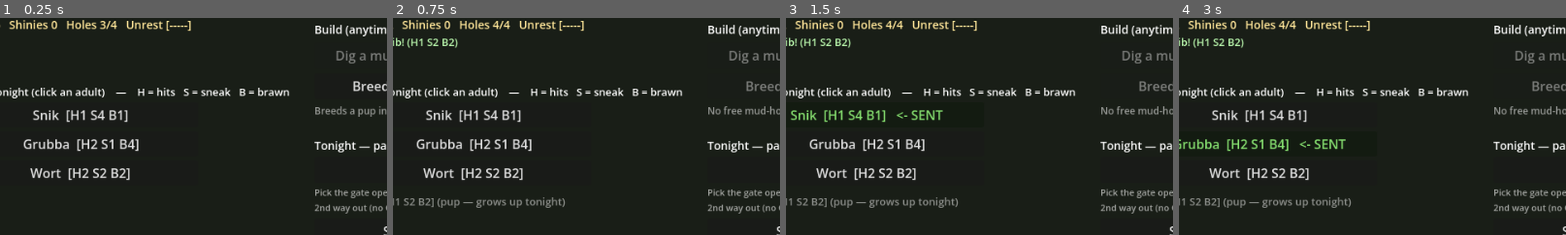
Above: before the commit, frames 1-4 (left to right).
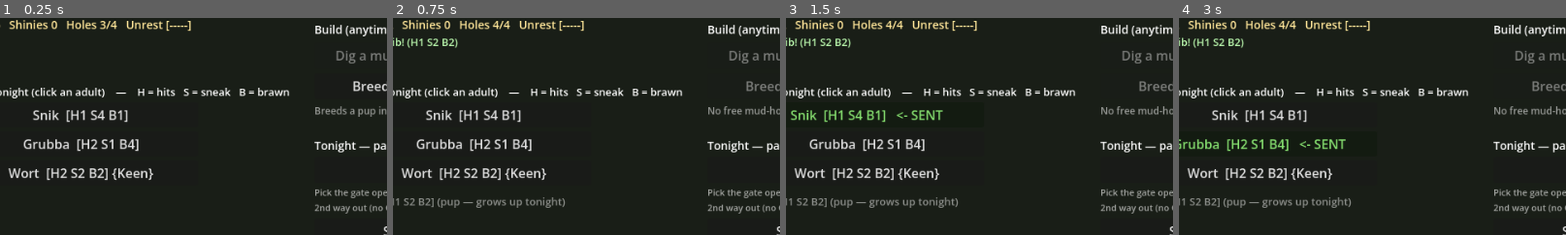
Above: after the commit, the same moments.

Repository: steverowley/goblin-mode
Game: Godot game, scene res://scenes/main.tscn
Two runs of this game, one before a commit and one after it. Both use one fixed random seed, a clock stepped at 60 frames per second and the inputs below.
Inputs:
- Up to frame 1 (0.25 s): no input
- Up to frame 2 (0.75 s): click "Breed a pup (4 food)" at 0.5 s
- Up to frame 3 (1.5 s): click "Snik [H1 S4 B1]" at 1.25 s
- Up to frame 4 (3 s): click "Snik [H1 S4 B1] <- SENT" at 2 s; click "Grubba [H2 S1 B4]" at 2.75 s
The pictures show only the part of the screen within x 8-58%, y 9-59%; the shares and areas given below are measured in that part.

The runs differ from the first frame. In frame 1, 1.2% of the frame differs, in the area x 2-40%, y 69-75%; in frame 2, 1.2%; in frame 3, 1.2%; in frame 4, 1.2%.

Commit message:
feat(traits): born-with traits that visibly change a raid (#11)
Data-driven traits (Nimble/Brute/Lucky/Keen/Feral) in GameState.TRAITS — the
raid reads the sent goblin's trait id and applies a chunky, visible effect
(speed+dodge, +1 hit, richer loot, wider vision, faster-but-louder frenzy).

Ties the existing mutation system together: a MUTANT pup now always expresses a
trait (was just a cosmetic tag); ordinary births/recruits roll one ~16% of the
time. Starter Wort ships Keen so traits are on show from night 1. Traits ride
through save/load and are badged in the Den roster + the raid HUD.

Co-Authored-By: Claude Opus 4.8 (1M context) <noreply@anthropic.com>

Diff:
--- a/scripts/fun_probe.gd
+++ b/scripts/fun_probe.gd
@@ -76,6 +76,12 @@
 var _swipe_t := 0.0                  # swipe-arc draw timer
 var _swipe_dir := Vector2.RIGHT
 var _noise_mult := 1.0               # Sneak stat: <1 = quieter to guards (1.0 = neutral/standalone)
+
+# --- Trait the sent goblin was born with (#11). Neutral when launched directly. ---
+var _trait_id := ""                  # the sent goblin's trait id ("" = none)
+var _loot_bonus := 0                 # Lucky trait: +value on every shiny grabbed
+var _cone_len := CONE_LEN            # vision reach (Keen widens it)
+var _cone_half := CONE_HALF          # vision half-angle (Keen widens it)
 
 var _player: GoblinScript
 var _guards: Array = []       # the tall-folk on patrol (noise routed to all)
@@ -278,6 +284,28 @@
 		var brawn_t := clampf((float(int(st.get("brawn", 2))) - lo) / (hi - lo), 0.0, 1.0)
 		_noise_mult = lerpf(1.25, 0.55, sneak_t)       # higher Sneak = quieter
 		_player.carry = lerpf(0.7, 1.8, brawn_t)       # higher Brawn = lugs loot with less drag
+		_apply_trait(String(sent.get("trait", "")))
+
+## Apply the sent goblin's born-with trait (#11). One match arm per trait; "" (no
+## trait, or launched directly) leaves everything neutral. Effects are deliberately
+## chunky so a trait VISIBLY changes how the raid plays.
+func _apply_trait(t: String) -> void:
+	_trait_id = t
+	match t:
+		"nimble":
+			_player.speed_mult = 1.18
+			_player.dash_cd_mult = 0.6
+		"brute":
+			_hp_max += 1
+			_hp = _hp_max
+		"lucky":
+			_loot_bonus = 1
+		"keen":
+			_cone_len = CONE_LEN * 1.3
+			_cone_half = minf(CONE_HALF * 1.12, deg_to_rad(80.0))
+		"feral":
+			_player.chaos_mult = 1.7
+			_noise_mult *= 1.25
 
 func _physics_process(delta: float) -> void:
 	if _state != "play":
@@ -297,7 +325,7 @@
 	for item in _loot:
 		if not item.taken and _player.global_position.distance_to(item.pos) < GRAB_R:
 			item.taken = true
-			_player.add_loot(item.value, item.weight)
+			_player.add_loot(item.value + _loot_bonus, item.weight)
 			_player.add_chaos(0.06)
 			_emit_noise(item.pos, 0.30)      # a faint scuffle — risky right by a guard
 			_spawn_text(item.pos, "heh heh", Color(1, 0.9, 0.3))
@@ -435,7 +463,7 @@
 	# (a) The goblin's vision cone.
 	var gp := _player.global_position
 	var f := _player.facing
-	var cb := _reveal_box(gp, CONE_LEN)
+	var cb := _reveal_box(gp, _cone_len)
 	for row in range(cb.position.y, cb.position.y + cb.size.y + 1):
 		for col in range(cb.position.x, cb.position.x + cb.size.x + 1):
 			var c := _cell_center(col, row)
@@ -443,7 +471,7 @@
 			var d := v.length()
 			if d <= NEAR_R:
 				_mem[_cell_idx(col, row)] = 1.0
-			elif d <= CONE_LEN and absf(f.angle_to(v)) <= CONE_HALF and _clear(gp, c):
+			elif d <= _cone_len and absf(f.angle_to(v)) <= _cone_half and _clear(gp, c):
 				_mem[_cell_idx(col, row)] = 1.0
 
 	# (b) Lit lanterns light up their room. The lantern->cell visibility is baked
@@ -548,7 +576,7 @@
 			_player.bump_noise(0.80)
 			_emit_noise(p.pos, 0.90)
 			if int(p.pos.x) % 2 == 0:          # roughly half the pots hide loot
-				_player.add_loot(1, 1.0)
+				_player.add_loot(1 + _loot_bonus, 1.0)
 				_spawn_text(p.pos, "*SMASH* shiny!", Color(1, 0.9, 0.3))
 			else:
 				_spawn_text(p.pos, "*SMASH*", Color(1, 0.6, 0.2))
@@ -697,8 +725,11 @@
 	elif _stink_charges > 0:
 		lines.append("KIT: stink bomb x%d — press F near a chokepoint to lure the guards." % _stink_charges)
 	if _sent_name != "":
-		lines.append("On the line: %s   HP [%s%s]   (get 'em home alive)" % [
-			_sent_name, "#".repeat(_hp), "-".repeat(maxi(0, _hp_max - _hp))])
+		var trait_bit := ""
+		if _trait_id != "" and GameState.TRAITS.has(_trait_id):
+			trait_bit = "  {%s}" % GameState.TRAITS[_trait_id].name
+		lines.append("On the line: %s%s   HP [%s%s]   (get 'em home alive)" % [
+			_sent_name, trait_bit, "#".repeat(_hp), "-".repeat(maxi(0, _hp_max - _hp))])
 	_info.text = "\n".join(lines)
 
 func _meter(v: float, cells: int) -> String:
--- a/scripts/game_state.gd
+++ b/scripts/game_state.gd
@@ -34,6 +34,19 @@
 const STAT_MAX := 4
 const CONCEIVE_CHANCE := 80      # % chance a breeding actually produces a pup
 const MUTATION_CHANCE := 14      # % chance a bred pup mutates one stat to a wild value
+
+## Traits (#11): a born-with perk that VISIBLY changes a raid. Data-driven — the
+## raid reads the id and applies the effect (see fun_probe._apply_trait), so adding
+## a new trait is just another entry here + one match arm. A normal birth/recruit
+## has TRAIT_CHANCE to roll one; a MUTANT pup always does (mutation = a wild trait).
+const TRAIT_CHANCE := 16
+const TRAITS := {
+	"nimble": {"name": "Nimble", "blurb": "quick feet — faster, dodges sooner"},
+	"brute":  {"name": "Brute",  "blurb": "thick hide — soaks an extra clout (+1 hit)"},
+	"lucky":  {"name": "Lucky",  "blurb": "magpie eyes — every shiny's worth more"},
+	"keen":   {"name": "Keen",   "blurb": "sharp eyes — sees further, reads rooms sooner"},
+	"feral":  {"name": "Feral",  "blurb": "bad temper — hits Goblin Mode quicker, but louder"},
+}
 
 ## Warren upkeep + nightly events (#12 economy + Bite-3 stakes groundwork). Each
 ## night gold pays upkeep per living goblin; a shortfall breeds UNREST, and at the
@@ -79,7 +92,7 @@
 	roster = [
 		_make_goblin("Snik", STAGE_ADULT, {"health": 1, "sneak": 4, "brawn": 1}),    # glass sneak — must ghost
 		_make_goblin("Grubba", STAGE_ADULT, {"health": 2, "sneak": 1, "brawn": 4}),  # loud bruiser
-		_make_goblin("Wort", STAGE_ADULT, {"health": 2, "sneak": 2, "brawn": 2}),    # all-rounder
+		_make_goblin("Wort", STAGE_ADULT, {"health": 2, "sneak": 2, "brawn": 2}, "keen"),  # all-rounder, sharp-eyed (shows traits off from night 1)
 	]
 	resources = {"shinies": 0, "food": START_FOOD}
 	unlocks = []
@@ -181,10 +194,18 @@
 		return false
 	return _apply_dict(data)
 
-func _make_goblin(gname: String, stage: String, stats: Dictionary) -> Dictionary:
-	var g := {"id": _next_id, "name": gname, "stage": stage, "alive": true, "best": 0, "stats": stats}
+func _make_goblin(gname: String, stage: String, stats: Dictionary, trait_id := "") -> Dictionary:
+	var g := {"id": _next_id, "name": gname, "stage": stage, "alive": true, "best": 0, "stats": stats, "trait": trait_id}
 	_next_id += 1
 	return g
+
+## A random trait id, or "" — used at each birth/recruit site. Mutant pups force a
+## trait (pass force=true); everyone else only rolls one TRAIT_CHANCE of the time.
+func _roll_trait(force := false) -> String:
+	if not force and randi() % 100 >= TRAIT_CHANCE:
+		return ""
+	var keys := TRAITS.keys()
+	return String(keys[randi() % keys.size()])
 
 ## Random starting stats for a fresh recruit (bred pup / free runt). Health skews
 ## low for now; genetics (Bite 2b) will replace this with parent inheritance.
@@ -261,10 +282,13 @@
 		var keys := ["health", "sneak", "brawn"]
 		var k: String = keys[randi() % keys.size()]
 		stats[k] = randi_range(STAT_MIN, STAT_MAX)
-	var pup := _make_goblin(_pup_name(), STAGE_PUP, stats)
+	# A mutant ALWAYS expresses a trait; an ordinary pup might inherit one.
+	var trait_id := _roll_trait(mutated)
+	var pup := _make_goblin(_pup_name(), STAGE_PUP, stats, trait_id)
 	pup["mutant"] = mutated
 	roster.append(pup)
-	last_event = "Bred %s! (H%d S%d B%d)%s" % [pup.name, stats.health, stats.sneak, stats.brawn, "  — a MUTATION!" if mutated else ""]
+	var trait_bit := "  [%s]" % TRAITS[trait_id].name if trait_id != "" else ""
+	last_event = "Bred %s! (H%d S%d B%d)%s%s" % [pup.name, stats.health, stats.sneak, stats.brawn, trait_bit, "  — a MUTATION!" if mutated else ""]
 	return true
 
 ## A pup's inherited stats: a blend of the two STRONGEST adults' (your bloodline),
@@ -388,7 +412,7 @@
 		night_event = _roll_night_event()
 	# Anti-softlock backstop: never fully wiped out.
 	if living().is_empty():
-		roster.append(_make_goblin(_pup_name(), STAGE_ADULT, _recruit_stats()))
+		roster.append(_make_goblin(_pup_name(), STAGE_ADULT, _recruit_stats(), _roll_trait()))
 	save_game()
 
 ## The warren has fallen (sustained unrest). A roguelike run-end: the LEGACY carries
@@ -401,9 +425,9 @@
 	_next_id = 0
 	_pup_n = 0
 	roster = [
-		_make_goblin("Snik", STAGE_ADULT, _recruit_stats()),
-		_make_goblin("Grubba", STAGE_ADULT, _recruit_stats()),
-		_make_goblin("Wort", STAGE_ADULT, _recruit_stats()),
+		_make_goblin("Snik", STAGE_ADULT, _recruit_stats(), _roll_trait()),
+		_make_goblin("Grubba", STAGE_ADULT, _recruit_stats(), _roll_trait()),
+		_make_goblin("Wort", STAGE_ADULT, _recruit_stats(), _roll_trait()),
 	]
 	resources = {"shinies": 0, "food": START_FOOD}
 	huts = START_HUTS
@@ -432,7 +456,7 @@
 		return "A good night's foraging out back — +%d food." % n
 	elif r < 40:
 		if living().size() < huts:
-			roster.append(_make_goblin(_pup_name(), STAGE_ADULT, _recruit_stats()))
+			roster.append(_make_goblin(_pup_name(), STAGE_ADULT, _recruit_stats(), _roll_trait()))
 			return "A stray goblin wandered in an' stayed."
 		return "A stray sniffed about but found no free hole."
 	elif r < 56:
--- a/scripts/player.gd
+++ b/scripts/player.gd
@@ -28,6 +28,9 @@
 var sack := 0                    # shinies grabbed (value)
 var weight := 0.0                # sack weight (slows + loudens you)
 var carry := 1.0                 # brawn stat: >1 lugs a heavy sack with less drag/noise (1.0 = neutral)
+var speed_mult := 1.0            # trait hook (Nimble): scales move speed (1.0 = neutral)
+var dash_cd_mult := 1.0          # trait hook (Nimble): scales dodge-roll cooldown (1.0 = neutral)
+var chaos_mult := 1.0            # trait hook (Feral): scales how fast chaos/frenzy builds (1.0 = neutral)
 var dashing := false             # dodge-roll burst (open brawl) — grants brief i-frames
 var _dash_dir := Vector2.RIGHT
 var _dash_t := 0.0
@@ -88,6 +91,7 @@
 	else:
 		var base := SNEAK_SPEED if is_sneaking else WALK_SPEED
 		speed = base * clampf(1.0 - weight * WEIGHT_DRAG / carry, 0.45, 1.0)
+	speed *= speed_mult              # Nimble trait quickens every gait
 
 	if dashing:
 		velocity = _dash_dir * DASH_SPEED
@@ -137,7 +141,7 @@
 	noise = maxf(noise, v)
 
 func add_chaos(amount: float) -> void:
-	chaos = clampf(chaos + amount, 0.0, 1.0)
+	chaos = clampf(chaos + amount * chaos_mult, 0.0, 1.0)
 
 func can_frenzy() -> bool:
 	return not frenzy and chaos >= FRENZY_COST
@@ -154,7 +158,7 @@
 	_dash_dir = (_move_dir if _move_dir != Vector2.ZERO else facing).normalized()
 	dashing = true
 	_dash_t = DASH_TIME
-	_dash_cd = DASH_CD
+	_dash_cd = DASH_CD * dash_cd_mult
 
 func _draw() -> void:
 	var wob := sin(_wiggle) * 2.0    # waddle
--- a/scripts/warren.gd
+++ b/scripts/warren.gd
@@ -82,13 +82,13 @@
 		var g: Dictionary = rows[i]
 		if g.stage == GameState.STAGE_ADULT:
 			var sent: bool = (g.id == GameState.sent_id)
-			_btn("%s  [%s]%s" % [g.name, _stat_str(g), "   <- SENT" if sent else ""],
+			_btn("%s  [%s]%s%s" % [g.name, _stat_str(g), _trait_tag(g), "   <- SENT" if sent else ""],
 				Vector2(36, ry), Vector2(290, 30),
 				_on_pick_sent.bind(g.id), false,
 				Color(0.6, 1.0, 0.5) if sent else Color.WHITE)
 		else:
 			var mtag: String = "  *MUTANT*" if g.get("mutant", false) else ""
-			_lbl("%s  [%s] (pup — grows up tonight)%s" % [g.name, _stat_str(g), mtag], Vector2(40, ry + 6), 13, Color(1, 0.9, 0.6) if mtag != "" else Color(1, 1, 1, 0.5))
+			_lbl("%s  [%s]%s (pup — grows up tonight)%s" % [g.name, _stat_str(g), _trait_tag(g), mtag], Vector2(40, ry + 6), 13, Color(1, 0.9, 0.6) if mtag != "" else Color(1, 1, 1, 0.5))
 		ry += 36
 
 	# Wall of the dead — anchored to a fixed lower-left spot, independent of roster size.
@@ -179,6 +179,14 @@
 	var s: Dictionary = g.get("stats", {})
 	return "H%d S%d B%d" % [int(s.get("health", 1)), int(s.get("sneak", 2)), int(s.get("brawn", 2))]
 
+## A goblin's trait shown as " {Keen}" (or "" if it has none). The raid effect lives
+## in fun_probe; here it's just a badge so you can pick a raider for their perk.
+func _trait_tag(g: Dictionary) -> String:
+	var t := String(g.get("trait", ""))
+	if t != "" and GameState.TRAITS.has(t):
+		return " {%s}" % GameState.TRAITS[t].name
+	return ""
+
 func _lbl(text: String, pos: Vector2, size := 14, col := Color.WHITE) -> Label:
 	var l := Label.new()
 	l.text = text
